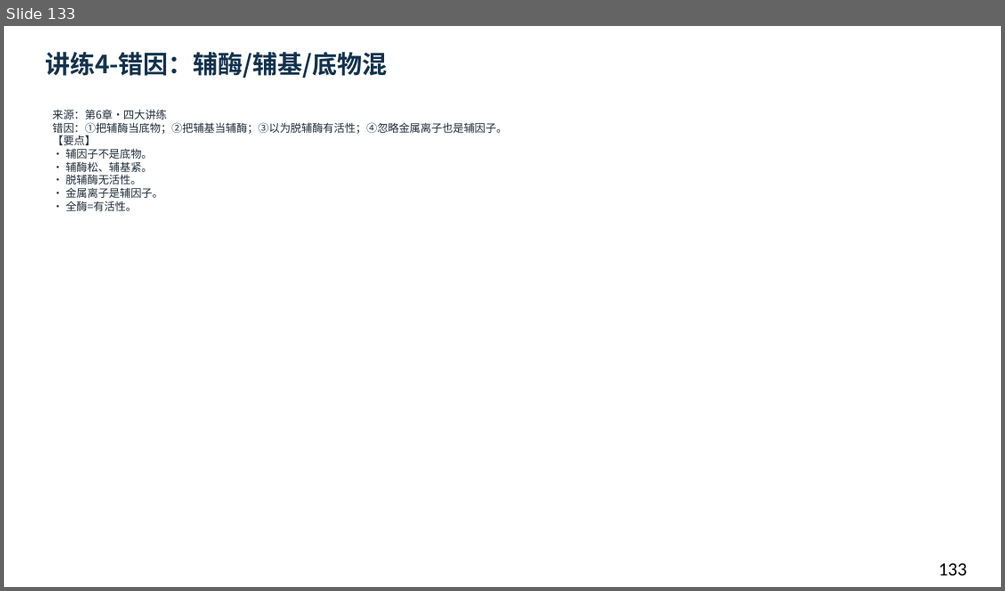
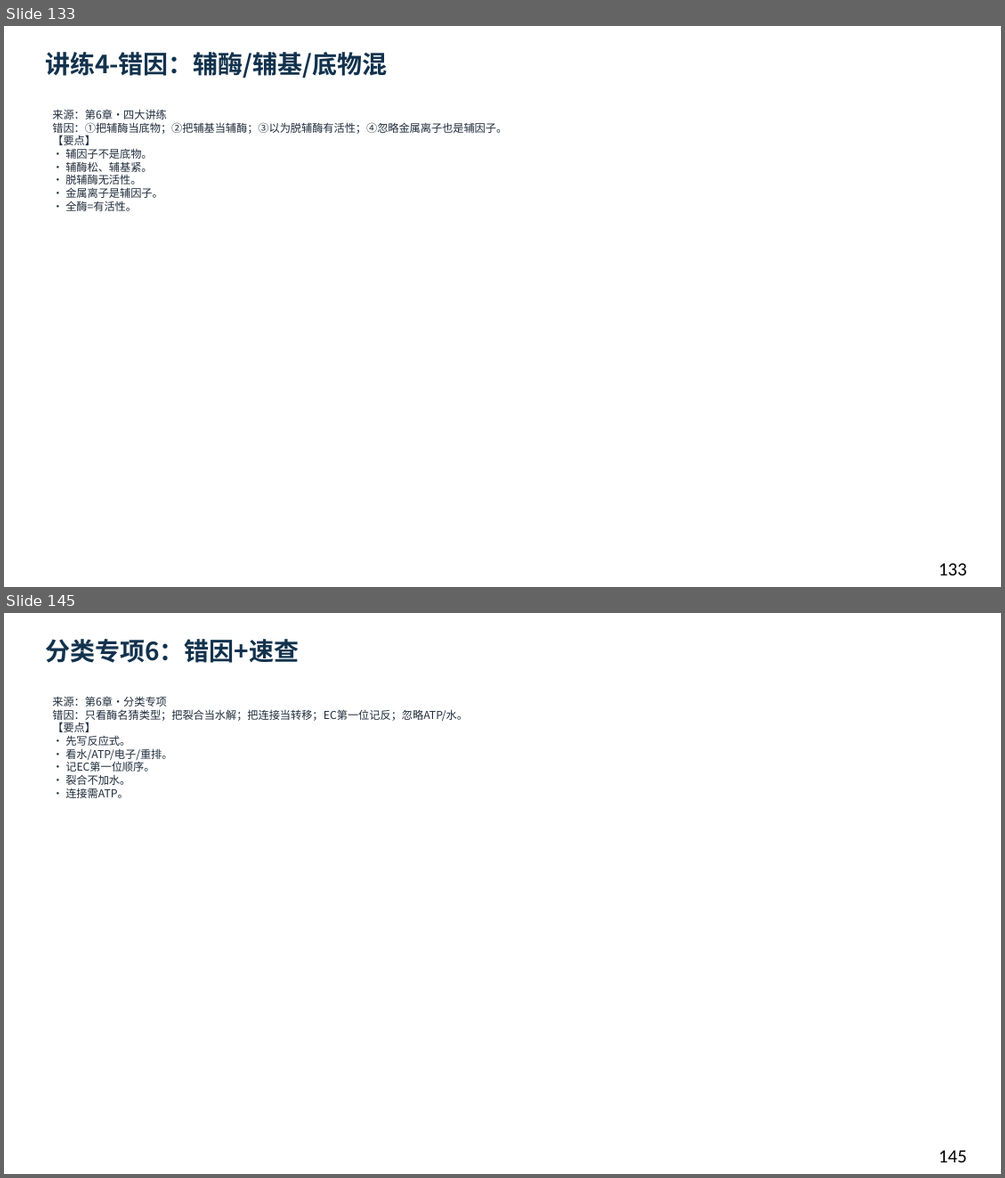
Before and after one commit to newkan-li/Biochemistry, a slide deck: downloads/bc06-ai-style.pptx. Shown one above the other, each under a label of ours: slide 133 before the commit, slides 133 and 145 after it; the slides between them are not shown. The pictures are 1005x591 and 1005x1178 pixels, drawn with LibreOffice and Linux fonts; fonts in the diff are those of the drawing. Boxes give left, top, right and bottom in pixels: in the first picture for what was removed or moved away, otherwise in the second. Text is boxed around its words. In the diff, an @@ line names an element or a change of style, - is before the commit and + after.

Commit message:
bc06加计算专项6页+分类专项6页(EC编号)+网页题55;下载146页;版本20261112bm

```diff
--- a/downloads/bc06-ai-style.pptx
+++ b/downloads/bc06-ai-style.pptx
@@ slide 145 added at <box>4,613,1001,1174</box>, background #FFFFFF @@
@@ text added at <box>45,639,299,663</box>, 24 pt, text #12324D, bold @@
+分类专项6：错因+速查
@@ text added at <box>52,696,468,798</box>, 10.5 pt, text #202D3C @@
+来源：第6章·分类专项
+错因：只看酶名猜类型；把裂合当水解；把连接当转移；EC第一位记反；忽略ATP/水。
+【要点】
+• 先写反应式。
+• 看水/ATP/电子/重排。
+• 记EC第一位顺序。
+• 裂合不加水。
+• 连接需ATP。
@@ text added at <box>938,1150,967,1162</box>, 18 pt, text #000000 @@
+145
```
Also in this commit, not shown: 1 slide changed, 11 other slides added, 6 other files.
